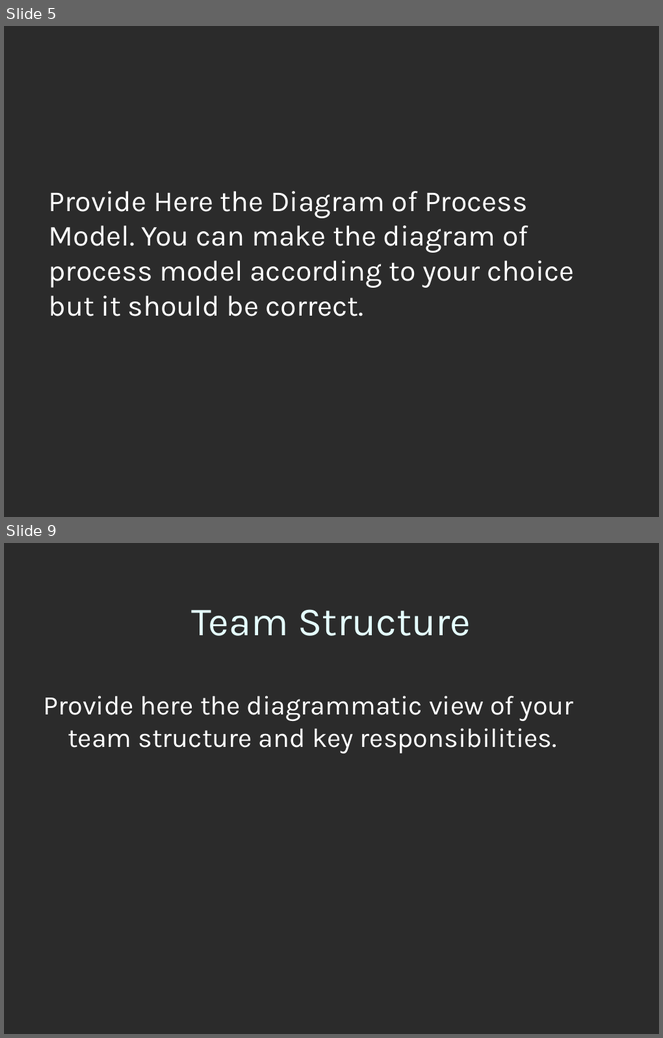
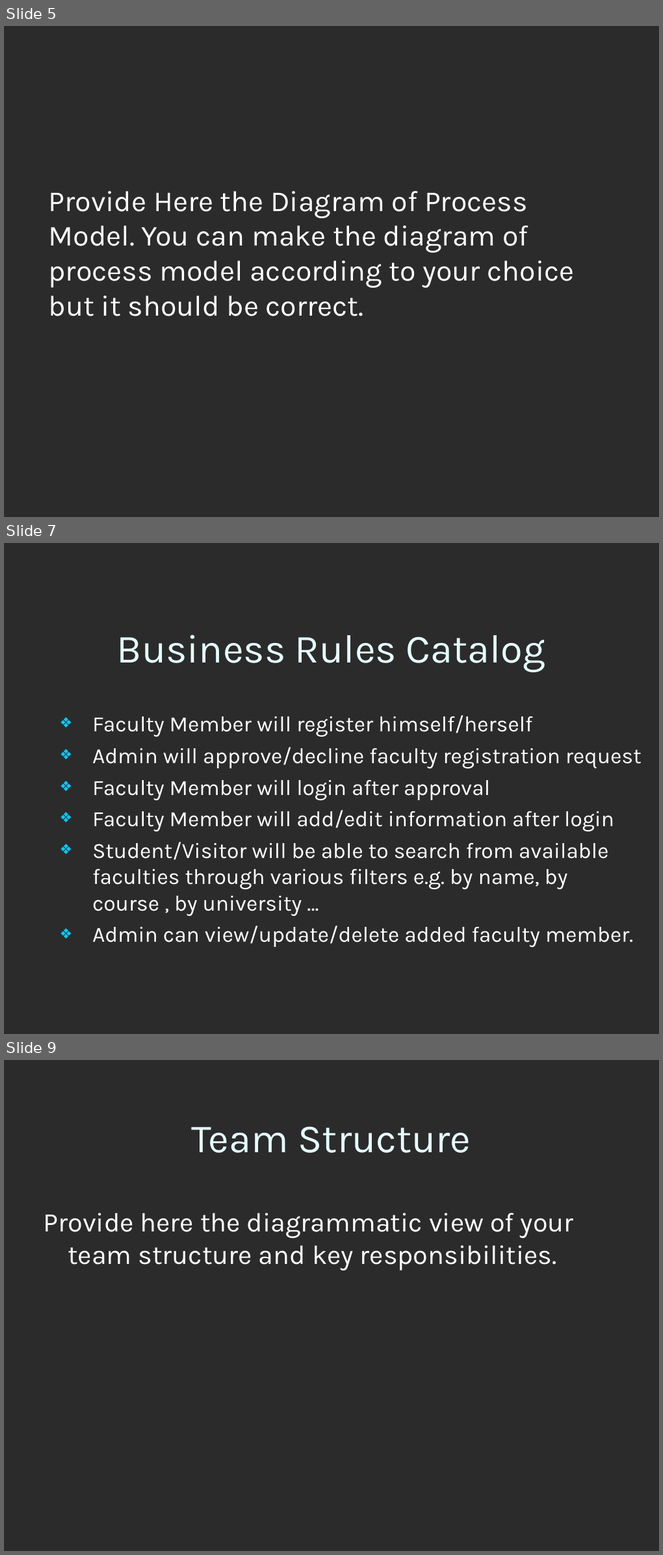
Before and after one commit to afraz-malik/faculty-directory, a slide deck: 5. Final Deliverable/5. Final Delieverable/3-SamplePresentation.ppt. Shown one above the other, each under a label of ours: slides 5 and 9 before the commit, slides 5, 7 and 9 after it; the slides between them are not shown. The pictures are 663x1038 and 663x1555 pixels, drawn with LibreOffice and Linux fonts; fonts in the diff are those of the drawing; background and template pictures are left out; a plain dark background stands for a picture behind light text. Boxes give left, top, right and bottom in pixels: in the first picture for what was removed or moved away, otherwise in the second. Text is boxed around its words. In the diff, an @@ line names an element or a change of style, - is before the commit and + after.

```diff
--- a/5. Final Deliverable/5. Final Delieverable/3-SamplePresentation.ppt
+++ b/5. Final Deliverable/5. Final Delieverable/3-SamplePresentation.ppt
@@ slide 7 added at (4, 543, 659, 1034), background picture (left out) @@
@@ title added at (117, 635, 545, 672), 44 pt, text #E5FFFF @@
+Business Rules Catalog
@@ subtitle added at (92, 715, 642, 947), 24 pt, text #FFFFFF @@
+❖ Faculty Member will register himself/herself
+❖ Admin will approve/decline faculty registration request
+❖ Faculty Member will login after approval
+❖ Faculty Member will add/edit information after login
+❖ Student/Visitor will be able to search from available faculties through various filters e.g. by name, by course , by university …
+❖ Admin can view/update/delete added faculty member.
```
Also in this commit, not shown: 1 slide changed, 20 other slides added, 7 slides removed, 3 other files.
